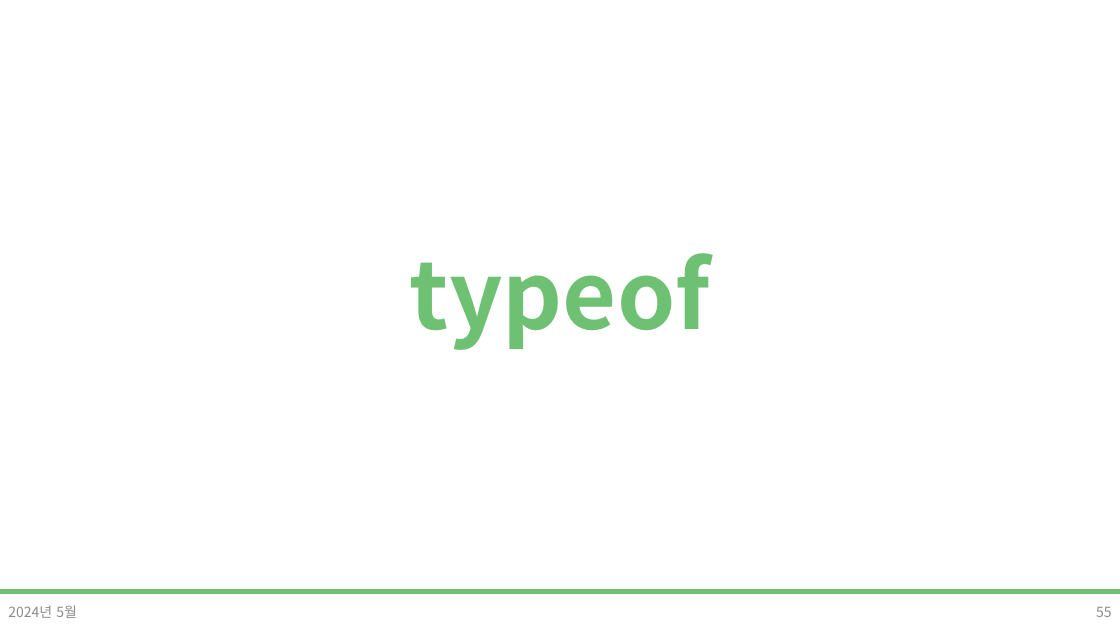
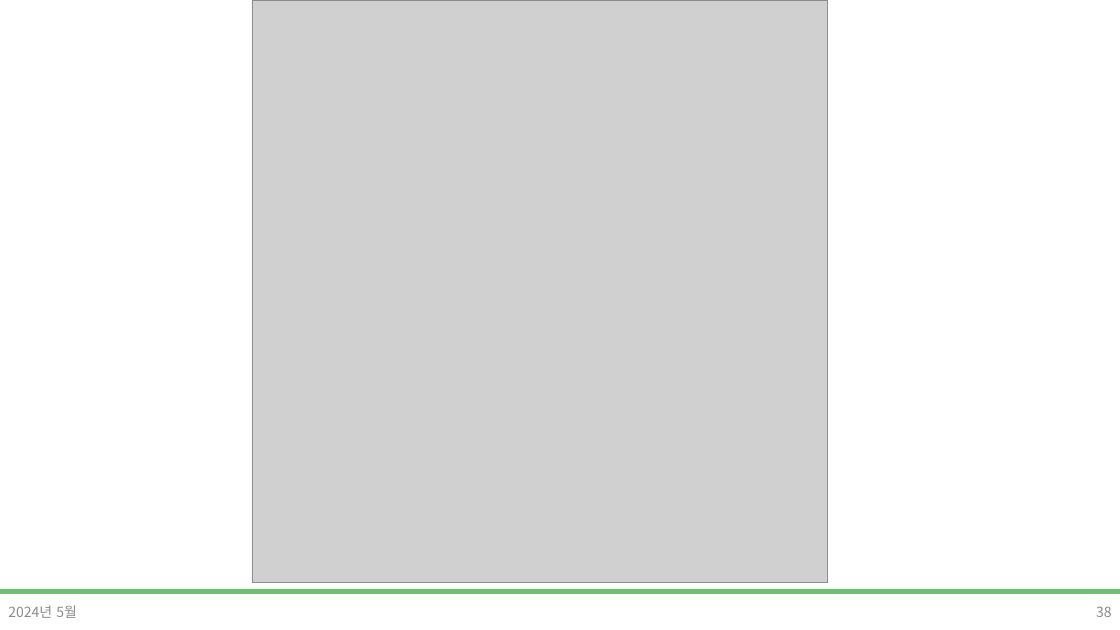
Before and after one commit to DevDamon0527/SeSAC_Yeongdeungpo_Campus_6th, a slide deck: slide 38 of material/[SeSAC_YDP_6] 04_1_Javascript.pptx (slide 55 before the commit). Drawn at 1120x630 pixels with LibreOffice and Linux fonts; fonts in the diff are those of the drawing; grey boxes stand for pictures; background and template pictures are left out. Boxes give left, top, right and bottom in pixels: in the first picture for what was removed or moved away, otherwise in the second. Text is boxed around its words. In the diff, an @@ line names an element or a change of style, - is before the commit and + after.

```diff
--- a/material/[SeSAC_YDP_6] 04_1_Javascript.pptx
+++ b/material/[SeSAC_YDP_6] 04_1_Javascript.pptx
@@ picture added at (252, 0, 828, 582) @@
@@ title removed at (410, 253, 710, 350) @@
-typeof
@@ page number at (1096, 606, 1112, 617): text changed @@
-55
+38
```
Also in this commit, not shown: 5 other slides changed, 84 slides removed, 9 other files.
